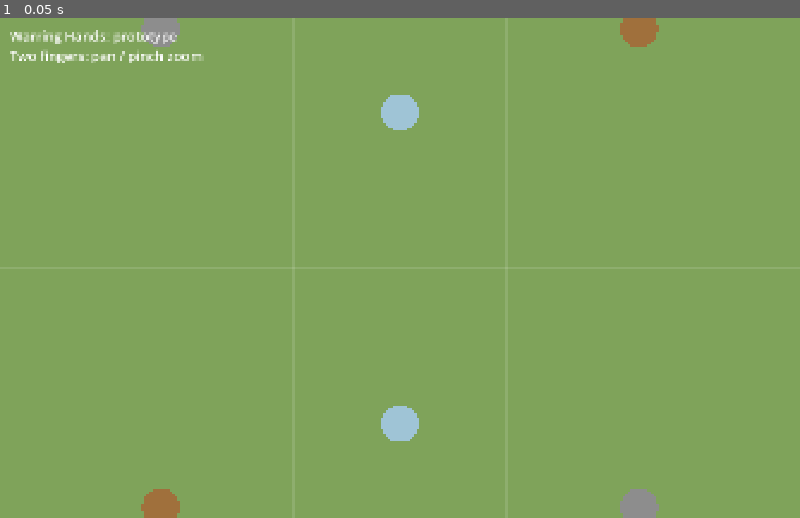
Above: before the commit, frame 1.
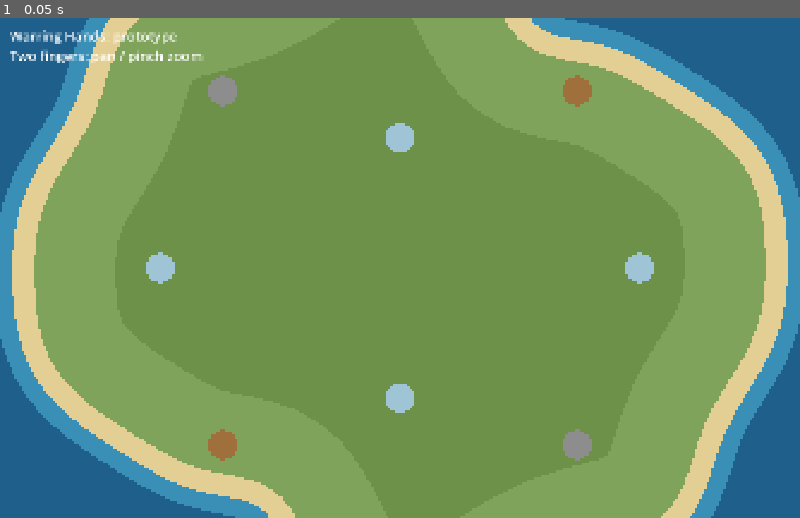
Above: after the commit, the same moment.

Repository: ChaoWeiS/warringhands
Game: Godot game, scene res://scenes/main.tscn
Two runs of this game, one before a commit and one after it. Both use one fixed random seed, a clock stepped at 60 frames per second and the inputs below.
Inputs:
- Up to frame 1 (0.05 s): no input

The runs differ from the first frame. In frame 1, 27% of the frame differs, in the area x 0-100%, y 0-100%.

Commit message:
Island map: bigger world surrounded by sea, symmetric coastline
Co-Authored-By: Claude Opus 5.5 <noreply@anthropic.com>
Claude-Session: https://claude.ai/code/session_01R2EQohRet1QfgKEYwNZLap

Diff:
--- a/project.godot
+++ b/project.godot
@@ -26,6 +26,7 @@
 
 [rendering]
 
+environment/defaults/default_clear_color=Color(0.12156863, 0.37254903, 0.54509807, 1)
 renderer/rendering_method="gl_compatibility"
 renderer/rendering_method.mobile="gl_compatibility"
 textures/vram_compression/import_etc2_astc=true
--- a/scenes/main.tscn
+++ b/scenes/main.tscn
@@ -9,8 +9,8 @@
 script = ExtResource("1_field")
 
 [node name="Camera" type="Camera2D" parent="."]
-position = Vector2(2048, 2048)
-zoom = Vector2(0.5, 0.5)
+position = Vector2(4096, 4096)
+zoom = Vector2(0.25, 0.25)
 script = ExtResource("2_camera")
 
 [node name="HUD" type="CanvasLayer" parent="."]
--- a/scripts/field.gd
+++ b/scripts/field.gd
@@ -1,36 +1,90 @@
 extends Node2D
-## Placeholder battlefield: an open field with a grid and a few
-## stone / wood / metal resource spots, so there is something to pan
-## and zoom around while the real map and units are built.
+## Placeholder battlefield: an island surrounded by sea, with a few
+## stone / wood / metal resource spots.
+##
+## The coastline is generated from fixed numbers (no randomness), so every
+## player's device builds exactly the same island. That matters later for
+## lockstep multiplayer.
 
-@export var map_size: Vector2 = Vector2(4096, 4096)
-@export var cell: float = 256.0
+## Whole world, sea included. The camera is limited to this area.
+@export var map_size: Vector2 = Vector2(8192, 8192)
+## Average island radius. Leaves a band of open sea around the island.
+@export var island_radius: float = 3300.0
+## Number of points on the coastline (more = smoother).
+@export var coast_points: int = 180
 
-const GROUND := Color("#7fa35a")
-const GRID := Color(1, 1, 1, 0.12)
-const BORDER := Color("#3d5228")
+const DEEP_SEA := Color("#1f5f8b")
+const SHALLOW_SEA := Color("#3a8fb7")
+const SAND := Color("#e3cf94")
+const GRASS := Color("#7fa35a")
+const GRASS_DARK := Color("#6d9149")
 const STONE := Color("#8d8d8d")
 const WOOD := Color("#a0703c")
 const METAL := Color("#9fc4d6")
 
-# Fixed spots (not random) so every player sees the same map.
+# Coastline wobble: [frequency, amplitude, phase]. Fixed so the island is
+# the same every time. Change these to reshape the island.
+# Only EVEN frequencies: that makes the island look the same after a 180°
+# turn, so two players starting on opposite sides get a fair coastline.
+const COAST_WAVES := [
+	[2, 0.10, 0.6], [4, 0.07, 2.1], [6, 0.04, 4.0], [8, 0.025, 1.3], [12, 0.012, 5.2],
+]
+
+# Resource spots, as offsets from the island centre (mirrored for fairness).
 const RESOURCES := [
-	[Vector2(900, 900), STONE], [Vector2(3196, 3196), STONE],
-	[Vector2(900, 3196), WOOD], [Vector2(3196, 900), WOOD],
-	[Vector2(2048, 1300), METAL], [Vector2(2048, 2796), METAL],
+	[Vector2(-1700, -1700), STONE], [Vector2(1700, 1700), STONE],
+	[Vector2(-1700, 1700), WOOD], [Vector2(1700, -1700), WOOD],
+	[Vector2(0, -1250), METAL], [Vector2(0, 1250), METAL],
+	[Vector2(-2300, 0), METAL], [Vector2(2300, 0), METAL],
 ]
+
+var coastline: PackedVector2Array = PackedVector2Array()
+
+
+func _ready() -> void:
+	coastline = _build_coastline()
+	queue_redraw()
+
+
+## True if `world_point` is on land. Ground units will use this to stay
+## out of the sea; flying units can ignore it.
+func is_on_land(world_point: Vector2) -> bool:
+	return Geometry2D.is_point_in_polygon(world_point, coastline)
+
+
+func get_center() -> Vector2:
+	return map_size * 0.5
+
+
+func _build_coastline() -> PackedVector2Array:
+	var points := PackedVector2Array()
+	var center := get_center()
+	for i in coast_points:
+		var angle: float = TAU * i / coast_points
+		var wobble: float = 1.0
+		for wave in COAST_WAVES:
+			wobble += wave[1] * sin(wave[0] * angle + wave[2])
+		points.append(center + Vector2.from_angle(angle) * island_radius * wobble)
+	return points
 
 
 func _draw() -> void:
-	draw_rect(Rect2(Vector2.ZERO, map_size), GROUND)
-	var x: float = cell
-	while x < map_size.x:
-		draw_line(Vector2(x, 0), Vector2(x, map_size.y), GRID, 2.0)
-		x += cell
-	var y: float = cell
-	while y < map_size.y:
-		draw_line(Vector2(0, y), Vector2(map_size.x, y), GRID, 2.0)
-		y += cell
+	if coastline.is_empty():
+		return
+	draw_rect(Rect2(Vector2.ZERO, map_size), DEEP_SEA)
+	_draw_ring(260.0, SHALLOW_SEA)
+	_draw_ring(90.0, SAND)
+	draw_colored_polygon(coastline, SAND)
+	_draw_ring(-120.0, GRASS)
+	_draw_ring(-900.0, GRASS_DARK)
+
+	var center := get_center()
 	for spot in RESOURCES:
-		draw_circle(spot[0], 90.0, spot[1])
-	draw_rect(Rect2(Vector2.ZERO, map_size), BORDER, false, 16.0)
+		draw_circle(center + spot[0], 140.0, spot[1])
+
+
+## Draws the island grown (positive) or shrunk (negative) by `offset`.
+func _draw_ring(offset: float, color: Color) -> void:
+	var shapes: Array = Geometry2D.offset_polygon(coastline, offset, Geometry2D.JOIN_ROUND)
+	for shape in shapes:
+		draw_colored_polygon(shape, color)
--- a/scripts/touch_camera.gd
+++ b/scripts/touch_camera.gd
@@ -8,11 +8,11 @@
 ## On desktop (for testing): mouse wheel zooms, right-drag pans.
 
 ## Most zoomed out (smaller = see more of the map).
-@export var min_zoom: float = 0.25
+@export var min_zoom: float = 0.1
 ## Most zoomed in.
 @export var max_zoom: float = 2.5
 ## The playable map area. The camera never shows beyond it.
-@export var map_rect: Rect2 = Rect2(0, 0, 4096, 4096)
+@export var map_rect: Rect2 = Rect2(0, 0, 8192, 8192)
 
 var _touches: Dictionary = {}  # finger index -> screen position
 var _last_center: Vector2 = Vector2.ZERO
Not shown, changed: docs/DESIGN.md
